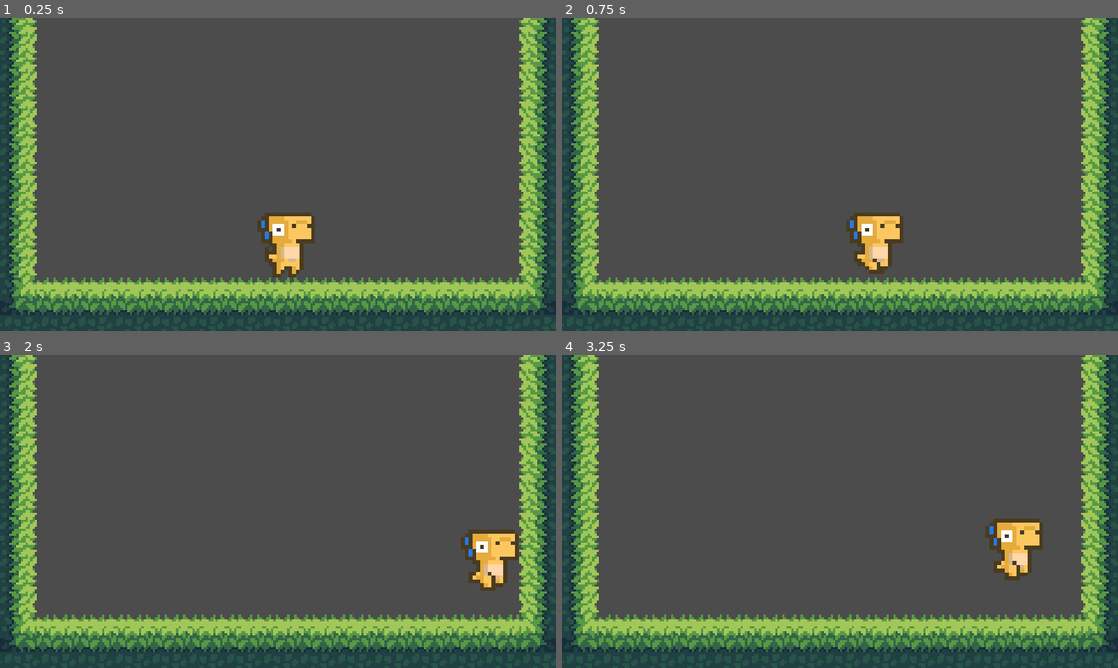
Above: before the commit, frames 1-4 (two rows, left to right).
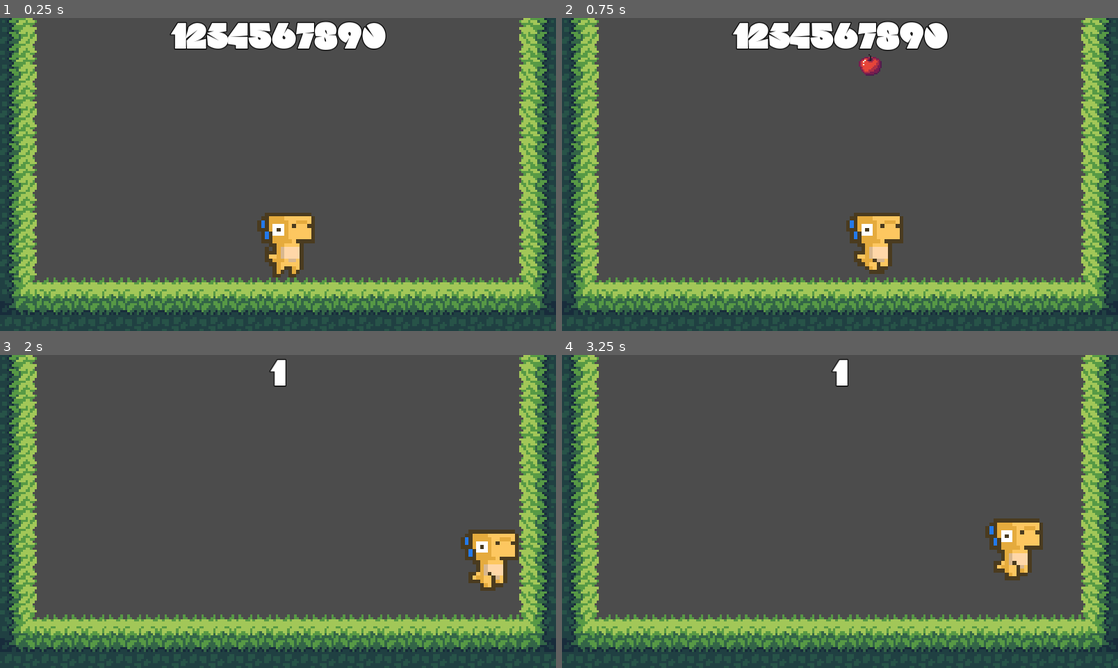
Above: after the commit, the same moments.

Repository: nikolai-in/dinos-birthday-cake
Game: Godot game, scene res://scenes/Main/Main.tscn
The game is run twice, just before and just after one commit, with the same random seed, the same clock (stepped at 60 frames per second) and the same inputs.
Inputs (mouse positions are in pixels of both pictures, inside the frame that each line leads up to):
- Up to frame 1 (0.25 s): no input
- Up to frame 2 (0.75 s): move the mouse to (962, 158) at 0.52 s; hold D (move_right) from 0.53 s (still down); click (962, 158) at 0.67 s
- Up to frame 3 (2 s): keep holding D (move_right); tap Space (jump) at 0.77, 1.52 s; move the mouse to (166, 527) at 1.27 s
- Up to frame 4 (3.25 s): move the mouse to (895, 442) at 2.02 s; release D (move_right) at 2.03 s; hold Left (move_left) 2.03-2.78 s; move the mouse to (812, 574) at 2.77 s; hold D (move_right) from 2.78 s (still down); click (812, 574) at 2.92 s; tap Space (jump) at 3.02 s

The runs differ from the first frame. In frame 1, 2.9% of the frame differs, in the area x 30-70%, y 0-11%; in frame 2, 3.1%, in the area x 30-70%, y 0-19%; in frame 3, 0.2%; in frame 4, 0.2%.

Commit message:
:construction: Now I am thinking with fruits

Diff:
--- a/src/scenes/Autoload/Events.gd
+++ b/src/scenes/Autoload/Events.gd
@@ -2,3 +2,4 @@
 
 
 signal player_moved(player)
+signal food_collected(food)
--- /dev/null
+++ b/src/scenes/Fruit/Fruit.gd
@@ -0,0 +1,6 @@
+extends RigidBody2D
+
+
+
+func _on_Fruit_body_entered(body: Node) -> void:
+	Events.emit_signal("food_collected", self)
--- /dev/null
+++ b/src/scenes/Fruit/Fruit.tscn
@@ -0,0 +1,34 @@
+[gd_scene load_steps=5 format=2]
+
+[ext_resource path="res://scenes/Fruit/Fruit+.png" type="Texture" id=1]
+[ext_resource path="res://scenes/Fruit/Fruit.gd" type="Script" id=2]
+
+[sub_resource type="AtlasTexture" id=1]
+atlas = ExtResource( 1 )
+region = Rect2( 0, 0, 16, 16 )
+
+[sub_resource type="CircleShape2D" id=2]
+radius = 45.0111
+
+[node name="Fruit" type="RigidBody2D"]
+collision_layer = 4
+gravity_scale = 9.0
+contacts_reported = 1
+contact_monitor = true
+script = ExtResource( 2 )
+__meta__ = {
+"_edit_group_": true
+}
+
+[node name="Sprite" type="Sprite" parent="."]
+scale = Vector2( 5, 5 )
+texture = SubResource( 1 )
+
+[node name="CollisionShape2D" type="CollisionShape2D" parent="."]
+shape = SubResource( 2 )
+
+[node name="VisibilityEnabler2D" type="VisibilityEnabler2D" parent="."]
+process_parent = true
+physics_process_parent = true
+
+[connection signal="body_entered" from="." to="." method="_on_Fruit_body_entered"]
--- a/src/scenes/Main/Main.tscn
+++ b/src/scenes/Main/Main.tscn
@@ -1,9 +1,12 @@
-[gd_scene load_steps=13 format=2]
+[gd_scene load_steps=16 format=2]
 
 [ext_resource path="res://scenes/Main/jungle tileset.png" type="Texture" id=1]
 [ext_resource path="res://scenes/player/Player.tscn" type="PackedScene" id=2]
 [ext_resource path="res://scenes/UI/debug/DebugDock.gd" type="Script" id=3]
 [ext_resource path="res://scenes/UI/debug/DebugPanel.tscn" type="PackedScene" id=4]
+[ext_resource path="res://scenes/Fruit/Fruit.tscn" type="PackedScene" id=5]
+[ext_resource path="res://scenes/UI/fonts/font_big_title.tres" type="DynamicFont" id=6]
+[ext_resource path="res://scenes/UI/ScoreLabel.gd" type="Script" id=7]
 
 [sub_resource type="ConvexPolygonShape2D" id=1]
 points = PoolVector2Array( 16, 16, 0, 16, 0, 0, 16, 0 )
@@ -205,12 +208,25 @@
 reference_path = NodePath("../../../../Player/StateMachine/Move")
 properties = PoolStringArray( "velocity", "max_speed", "acceleration" )
 
+[node name="ScoreLabel" type="Label" parent="UI"]
+anchor_right = 1.0
+margin_top = 10.0
+margin_bottom = 14.0
+custom_fonts/font = ExtResource( 6 )
+text = "1234567890"
+align = 1
+script = ExtResource( 7 )
+
 [node name="Level" type="TileMap" parent="."]
 scale = Vector2( 8, 8 )
 tile_set = SubResource( 7 )
 cell_size = Vector2( 16, 16 )
+collision_layer = 2
 format = 1
 tile_data = PoolIntArray( -1, 4, 0, -65536, 536870915, 0, -65522, 3, 0, -65521, 4, 0, 65535, 4, 0, 0, 536870915, 0, 14, …(1120 unchanged characters)…
 
 [node name="Player" parent="." instance=ExtResource( 2 )]
 position = Vector2( 995, 757 )
+
+[node name="Fruit" parent="Player" instance=ExtResource( 5 )]
+position = Vector2( -23, -855 )
--- /dev/null
+++ b/src/scenes/UI/ScoreLabel.gd
@@ -0,0 +1,15 @@
+extends Label
+
+
+var score = 0
+
+
+func _ready() -> void:
+	Events.connect("food_collected", self, "on_score_change")
+
+
+func on_score_change(fruit: RigidBody2D) -> void:
+	print(fruit)
+	score += 1 * fruit.mass
+	text = str(score)
+	fruit.queue_free()
--- /dev/null
+++ b/src/scenes/UI/fonts/font_big_title.tres
@@ -0,0 +1,10 @@
+[gd_resource type="DynamicFont" load_steps=2 format=2]
+
+[ext_resource path="res://scenes/UI/fonts/blup/blup-Regular_final.ttf" type="DynamicFontData" id=1]
+
+[resource]
+size = 128
+outline_size = 3
+outline_color = Color( 0, 0, 0, 1 )
+use_filter = true
+font_data = ExtResource( 1 )
--- a/src/scenes/player/Player.tscn
+++ b/src/scenes/player/Player.tscn
@@ -95,7 +95,6 @@
 scale = Vector2( 13.25, 13.25 )
 frames = SubResource( 14 )
 animation = "IDLE"
-frame = 3
 playing = true
 offset = Vector2( 1, -8 )
 
Binary file added: src/scenes/Fruit/Fruit+.png
Not shown, added: src/scenes/Fruit/Fruit+.png.import
